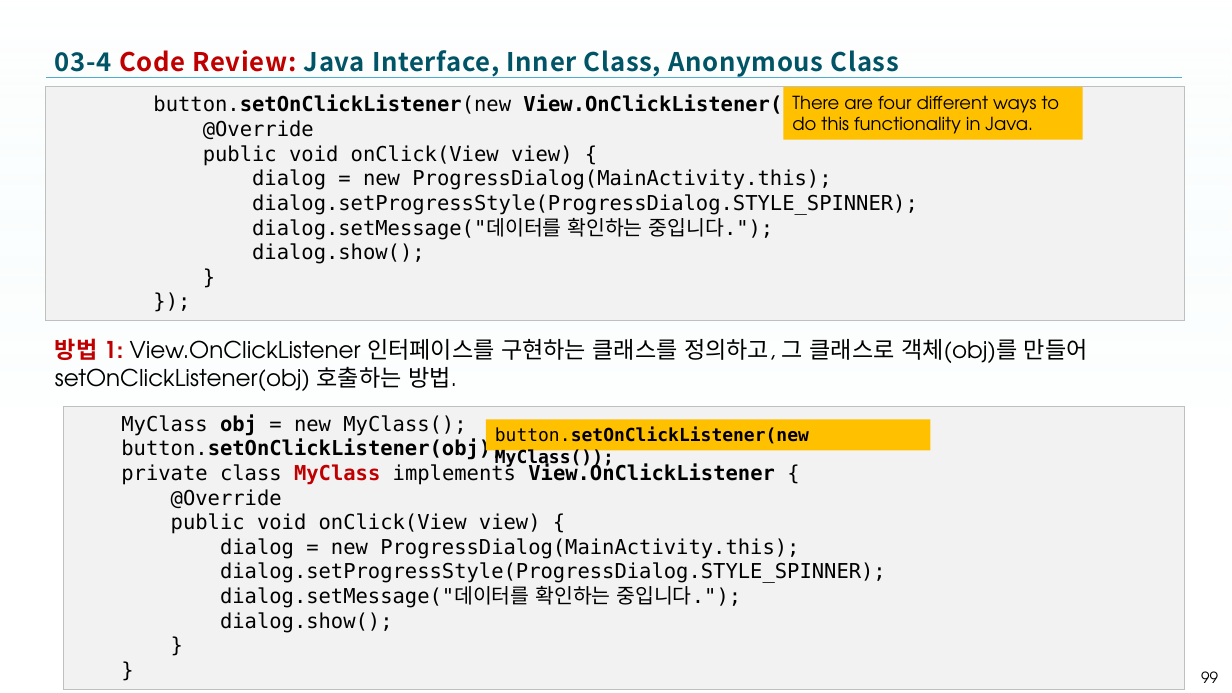
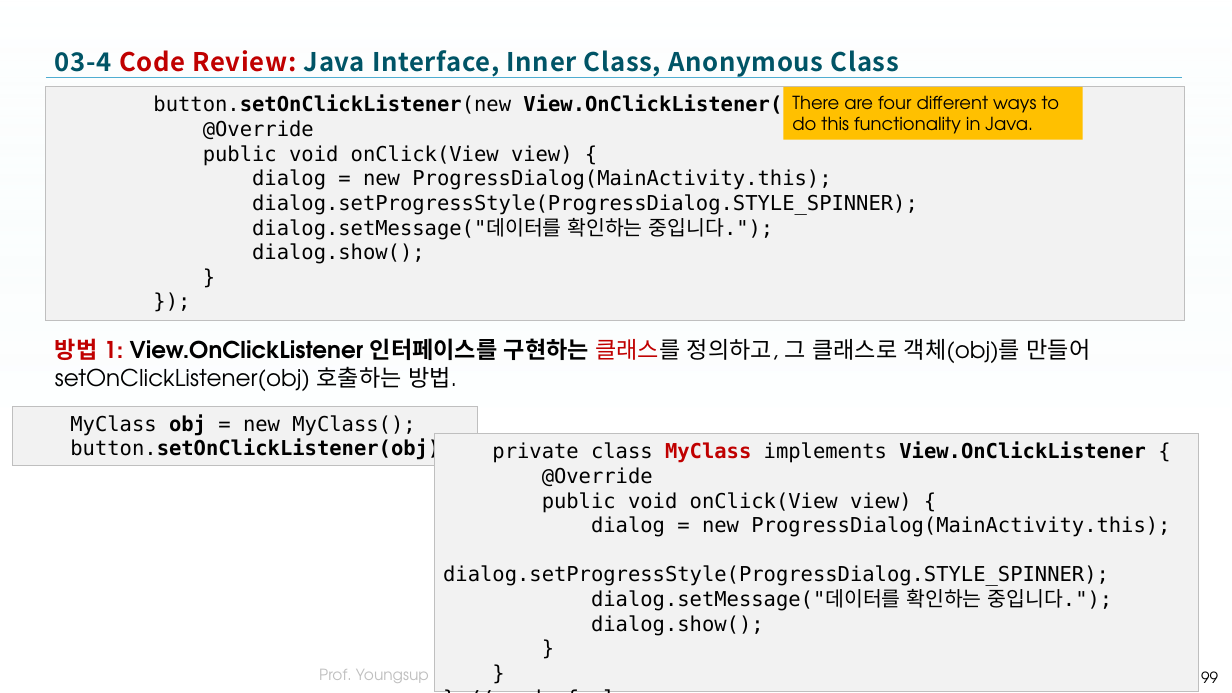
Before and after one commit to tae7841/HuStarAS, a slide deck: slide 99 of ppts/03Widget.pptx. Drawn at 1232x693 pixels with LibreOffice and Linux fonts; fonts in the diff are those of the drawing; background and template pictures are left out. Boxes give left, top, right and bottom in pixels: in the first picture for what was removed or moved away, otherwise in the second. Text is boxed around its words. In the diff, an @@ line names an element or a change of style, - is before the commit and + after.

```diff
--- a/ppts/03Widget.pptx
+++ b/ppts/03Widget.pptx
@@ text "방법 1: View.OnClickListener 인터페이스를 구현하는 ..." at (55,338,1091,391): text colour #000000 to #C00000 in "클래스를"; bold on in "View.OnClickListener 인터페이스를 구현하는" @@
@@ rectangle added at (12,407,478,466), fill #F2F2F2, outline #BFBFBF 0.75 pt, 16 pt, text #000000 @@
+MyClass obj = new MyClass();
+button.setOnClickListener(obj);
@@ text in rectangle at (121,414,503,461): paragraphs removed @@
-MyClass obj = new MyClass();
-button.setOnClickListener(obj);
@@ text in rectangle at (434,433,1199,691): paragraph added @@
+} // end of class
@@ rectangle "private class MyClass implements View.OnClickListener ...": place and size @@
-rectangle "private class MyClass implements View.OnClickListener ..." at (63,407,1185,689)
+rectangle "private class MyClass implements View.OnClickListener ..." at (434,433,1199,691)
@@ rectangle removed at (486,420,931,451) @@
-button.setOnClickListener(new MyClass());
```
Also in this commit, not shown: 3 other slides changed, 2 slides added.
